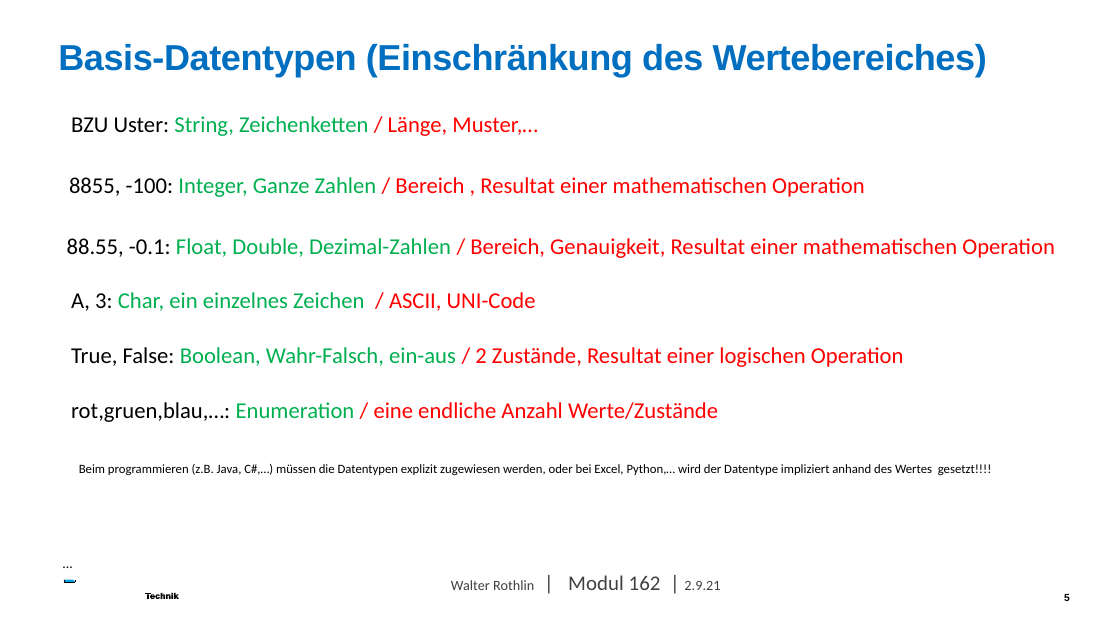
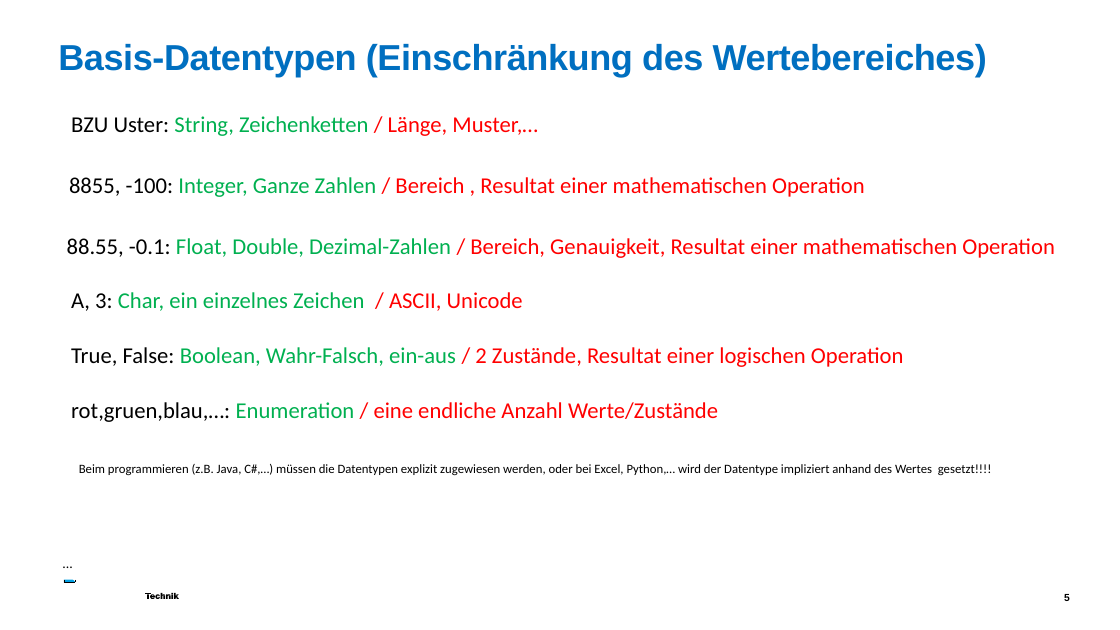
Before and after one commit to walter-rothlin/Source-Code, a slide deck: slide 5 of SchulungsUnterlagen/BZU/162_Einführung_Grundlagen_01.pptx. Drawn at 1120x630 pixels with LibreOffice and Linux fonts; fonts in the diff are those of the drawing; background and template pictures are left out. Boxes give left, top, right and bottom in pixels: in the first picture for what was removed or moved away, otherwise in the second. Text is boxed around its words. In the diff, an @@ line names an element or a change of style, - is before the commit and + after.

```diff
--- a/SchulungsUnterlagen/BZU/162_Einführung_Grundlagen_01.pptx
+++ b/SchulungsUnterlagen/BZU/162_Einführung_Grundlagen_01.pptx
@@ text at [71,292,523,311]: text changed @@
-A, 3: Char, ein einzelnes Zeichen / ASCII, UNI-Code
+A, 3: Char, ein einzelnes Zeichen / ASCII, Unicode
@@ text removed at [451,575,720,590] @@
-Walter Rothlin | Modul 162 | 2.9.21
```
Also in this commit, not shown: 6 other slides changed, 3 other files.
